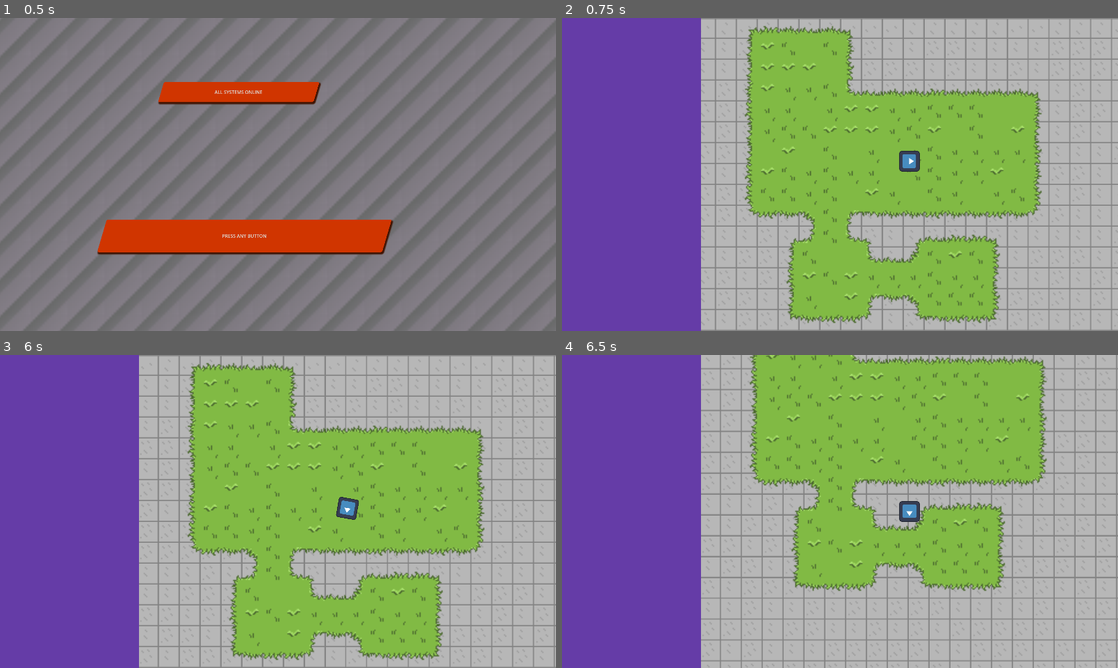
Above: before the commit, frames 1-4 (two rows, left to right).
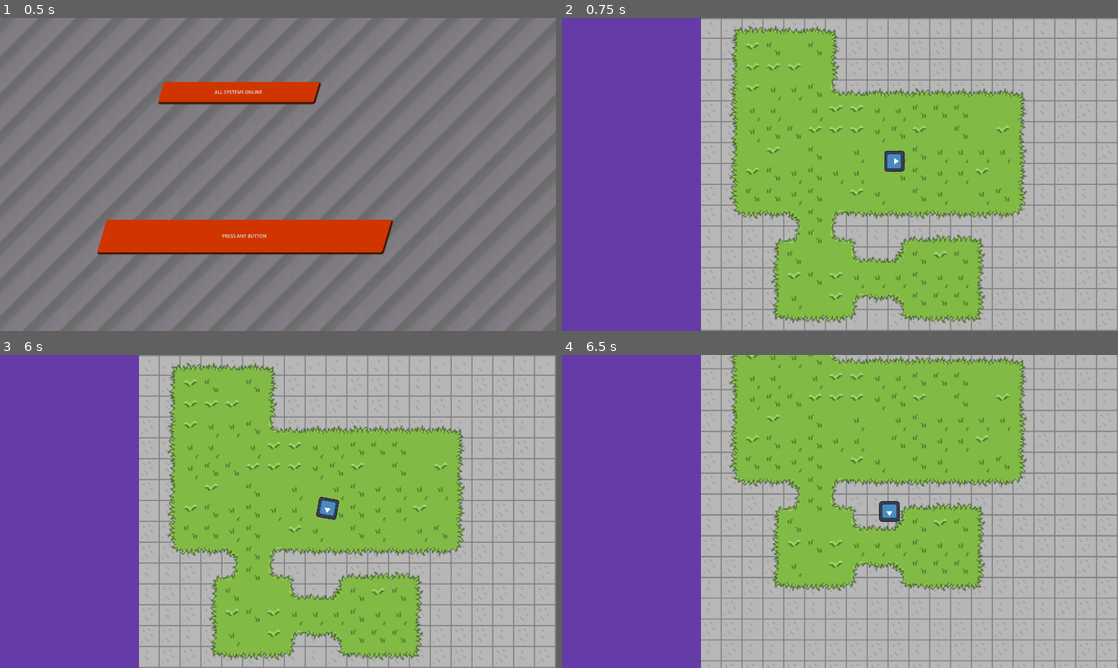
Above: after the commit, the same moments.

Repository: Earth-Turtle/jan-jam
Game: Godot game, scene res://scenes/main_menu/main_menu.tscn
Two runs of this game, one before a commit and one after it. Both use one fixed random seed, a clock stepped at 60 frames per second and the inputs below. The engine's default icon, where the game draws it, is replaced by a stand-in: a white triangle on a blue panel in a dark square.
Inputs:
- Up to frame 1 (0.5 s): no input
- Up to frame 2 (0.75 s): click "PRESS ANY BUTTON" at 0.5 s
- Up to frame 3 (6 s): tap Enter at 1.25 s; hold Right (ui_right) 1.28-2.03 s; hold Down (ui_down) 2.03-2.78 s; hold Right (ui_right) 2.78-3.53 s; hold Up (ui_up) 3.53-4.28 s; hold Left (ui_left) 4.28-5.78 s; hold Down (ui_down) from 5.78 s (still down)
- Up to frame 4 (6.5 s): keep holding Down (ui_down)

Frame 1 is identical in both runs. In frame 2, 16% of the frame differs, in the area x 25-100%, y 0-100%; in frame 3, 15%; in frame 4, 13%.

Commit message:
Create a level UI with a viewport to the level

Diff:
--- /dev/null
+++ b/scenes/Level_UI.tscn
@@ -0,0 +1,40 @@
+[gd_scene load_steps=3 format=3 uid="uid://b54npdlvdw5ip"]
+
+[ext_resource type="PackedScene" uid="uid://crvna1migwb0s" path="res://scenes/level0.tscn" id="1_dfkna"]
+
+[sub_resource type="Theme" id="Theme_7c4a1"]
+
+[node name="HBoxContainer" type="HBoxContainer"]
+anchors_preset = 15
+anchor_right = 1.0
+anchor_bottom = 1.0
+grow_horizontal = 2
+grow_vertical = 2
+
+[node name="PanelContainer" type="PanelContainer" parent="."]
+layout_mode = 2
+size_flags_horizontal = 3
+size_flags_stretch_ratio = 0.3
+theme = SubResource("Theme_7c4a1")
+
+[node name="MarginContainer" type="MarginContainer" parent="PanelContainer"]
+layout_mode = 2
+
+[node name="CenterContainer" type="CenterContainer" parent="PanelContainer/MarginContainer"]
+layout_mode = 2
+
+[node name="ColorRect" type="ColorRect" parent="PanelContainer"]
+layout_mode = 2
+color = Color(0, 0.216246, 0.415621, 1)
+
+[node name="PanelContainer2" type="SubViewportContainer" parent="."]
+layout_mode = 2
+size_flags_horizontal = 3
+stretch = true
+
+[node name="SubViewport" type="SubViewport" parent="PanelContainer2"]
+handle_input_locally = false
+size = Vector2i(1474, 1080)
+render_target_update_mode = 4
+
+[node name="Level0" parent="PanelContainer2/SubViewport" instance=ExtResource("1_dfkna")]
--- a/scenes/level0.tscn
+++ b/scenes/level0.tscn
@@ -12,7 +12,6 @@
 position = Vector2(1172, 494)
 
 [node name="RemoteTransform2D" type="RemoteTransform2D" parent="Player"]
-position = Vector2(-240, 0)
 remote_path = NodePath("../../Camera2D")
 
 [node name="TileMap_Base" type="TileMapLayer" parent="."]
@@ -53,8 +52,8 @@
 debug_color = Color(1, 0, 0, 1)
 
 [node name="Camera2D" type="Camera2D" parent="."]
-position = Vector2(932, 494)
-limit_left = -480
+position = Vector2(1172, 494)
+limit_left = 0
 limit_top = 0
 limit_right = 1944
 limit_bottom = 1728
--- a/scenes/main.tscn
+++ b/scenes/main.tscn
@@ -14,3 +14,5 @@
 offset_right = 480.0
 offset_bottom = 1080.0
 color = Color(0.39635, 0.235788, 0.655669, 1)
+
+[node name="SubViewport" type="SubViewport" parent="."]
